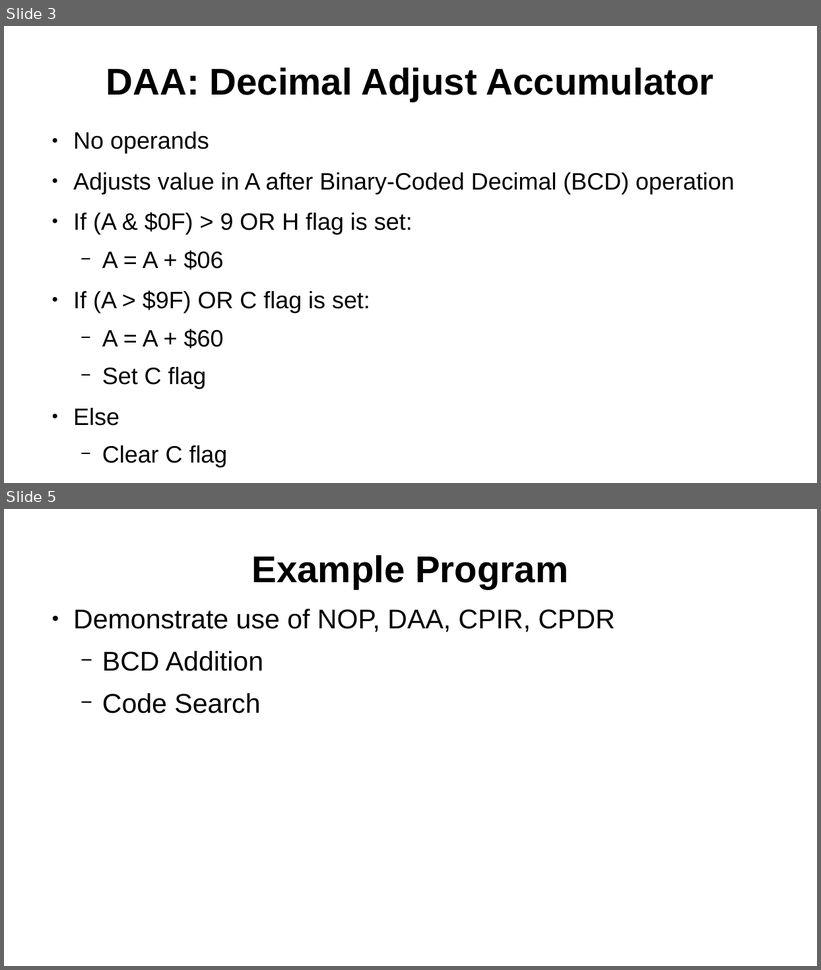
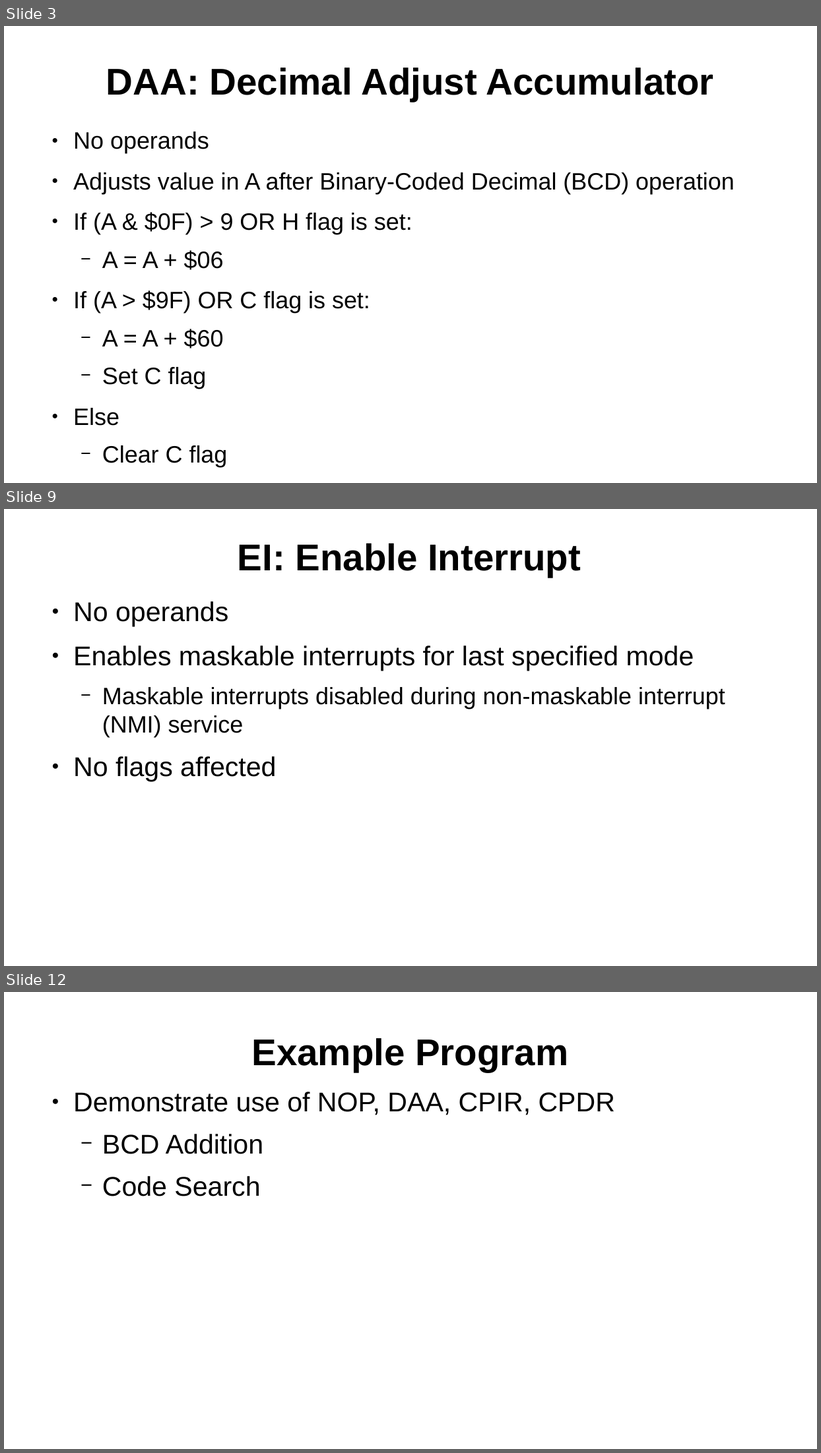
Before and after one commit to SlithyMatt/zxs-assembly-tutorial, a slide deck: Lesson9/Lesson9.odp. Shown one above the other, each under a label of ours: slides 3 and 5 before the commit, slides 3, 9 and 12 after it; the slides between them are not shown. The pictures are 821x970 and 821x1453 pixels, drawn with LibreOffice and Linux fonts; fonts in the diff are those of the drawing. Boxes give left, top, right and bottom in pixels: in the first picture for what was removed or moved away, otherwise in the second. Text is boxed around its words. In the diff, an @@ line names an element or a change of style, - is before the commit and + after.

```diff
--- a/Lesson9/Lesson9.odp
+++ b/Lesson9/Lesson9.odp
@@ slide 9 added at (4, 509, 817, 966), background #FFFFFF @@
@@ title added at (238, 543, 581, 578), 44 pt, text #000000, bold @@
+EI: Enable Interrupt
@@ text added at (73, 601, 725, 782), 32 pt, text #000000 @@
+● No operands
+● Enables maskable interrupts for last specified mode
+  − Maskable interrupts disabled during non-maskable interrupt (NMI) service
+● No flags affected
@@ what was slide 5 is now slide 12 @@
```
Also in this commit, not shown: 1 slide changed, 6 other slides added.
